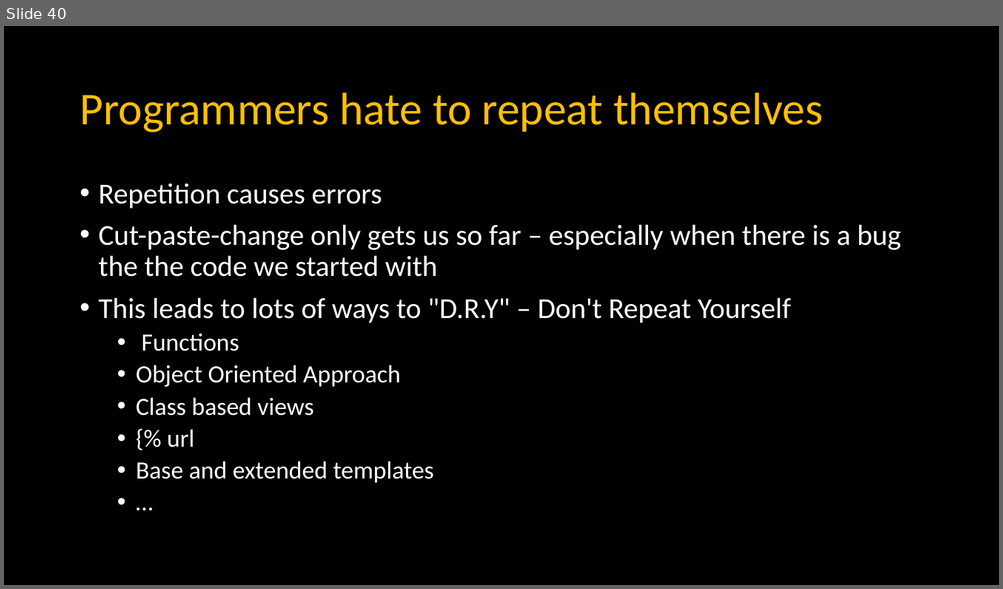
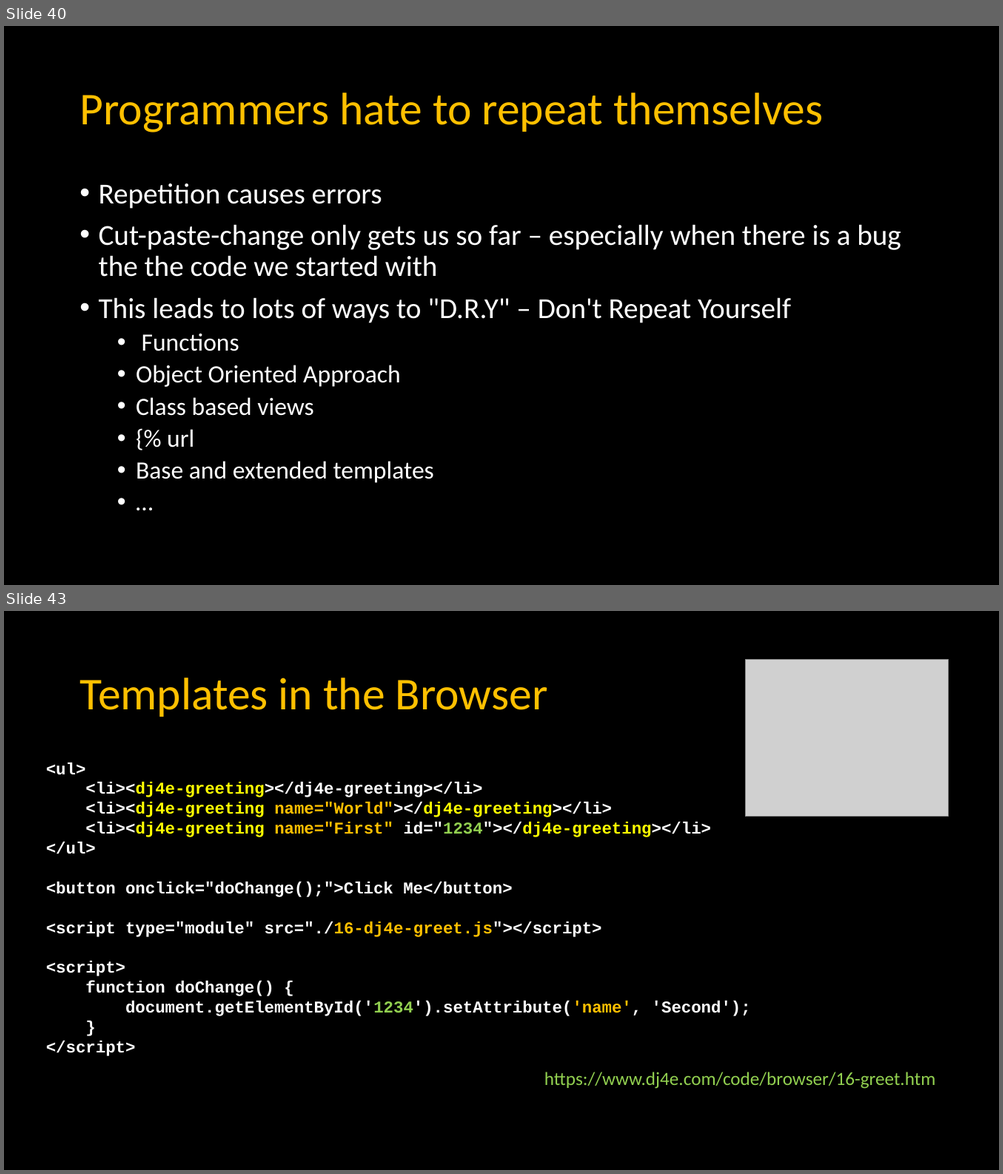
Before and after one commit to csev/dj4e, a slide deck: lectures/JS-03-Browser.pptx. Shown one above the other, each under a label of ours: slide 40 before the commit, slides 40 and 43 after it; the slides between them are not shown. The pictures are 1003x589 and 1003x1174 pixels, drawn with LibreOffice and Linux fonts; fonts in the diff are those of the drawing; grey boxes stand for pictures. Boxes give left, top, right and bottom in pixels: in the first picture for what was removed or moved away, otherwise in the second. Text is boxed around its words. In the diff, an @@ line names an element or a change of style, - is before the commit and + after.

```diff
--- a/lectures/JS-03-Browser.pptx
+++ b/lectures/JS-03-Browser.pptx
@@ slide 43 added at bbox=[4, 611, 999, 1170], background #000000 @@
@@ picture added at bbox=[745, 660, 948, 817] @@
@@ title added at bbox=[79, 678, 548, 717], 44 pt, text #FFC000 @@
+Templates in the Browser
@@ text added at bbox=[46, 762, 751, 1056], 16 pt, text #FFFFFF, bold @@
+<ul>
+<li><dj4e-greeting></dj4e-greeting></li>
+<li><dj4e-greeting name="World"></dj4e-greeting></li>
+<li><dj4e-greeting name="First" id="1234"></dj4e-greeting></li>
+</ul>
+<button onclick="doChange();">Click Me</button>
+<script type="module" src="./16-dj4e-greet.js"></script>
+<script>
+function doChange() {
+document.getElementById('1234').setAttribute('name', 'Second');
+}
+</script>
@@ text added at bbox=[544, 1072, 935, 1089], 18 pt, text #92D050 @@
+https://www.dj4e.com/code/browser/16-greet.htm
```
Also in this commit, not shown: 1 slide changed, 6 other slides added, 1 slide removed, 3 other files.
